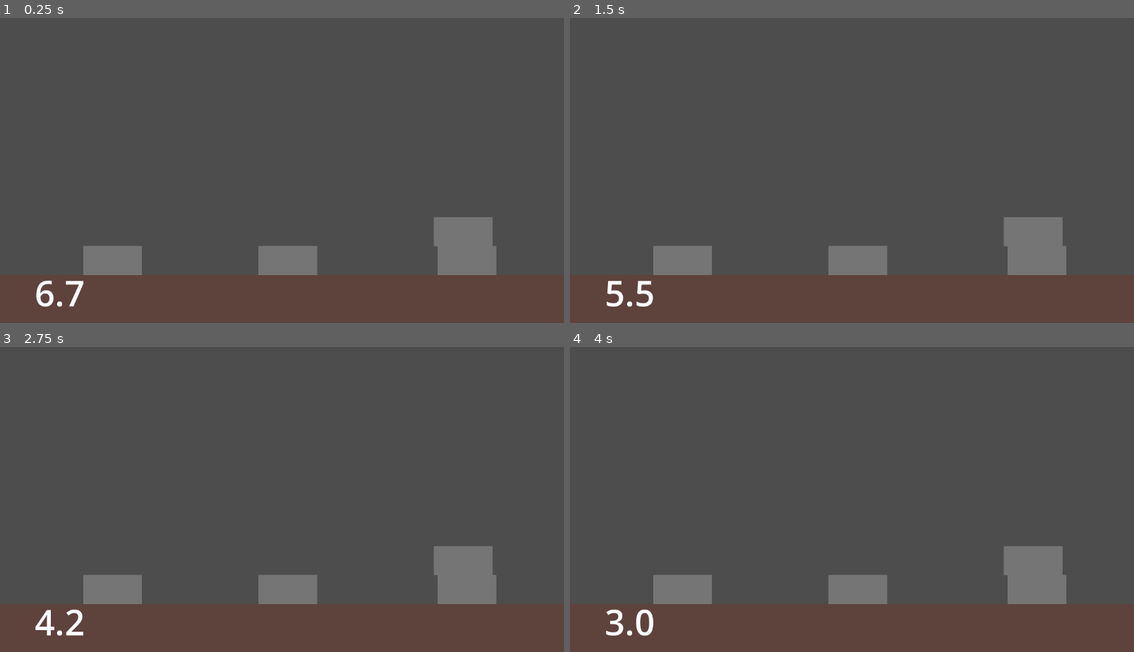
Above: before the commit, frames 1-4 (two rows, left to right).
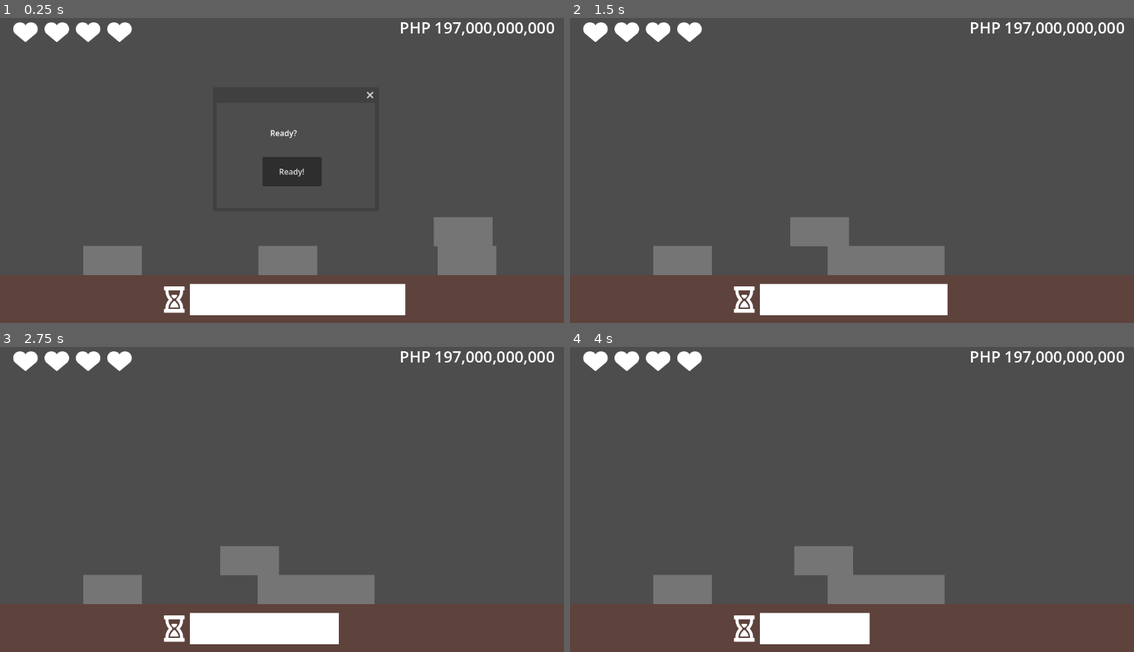
Above: after the commit, the same moments.

Repository: ghost-ily/NSTP_SLB_Project
Game: Godot game, scene res://Game 1 Resources/game1.tscn
The game is run twice, just before and just after one commit, with the same random seed, the same clock (stepped at 60 frames per second) and the same inputs.
Inputs (mouse positions are in pixels of both pictures, inside the frame that each line leads up to):
- Up to frame 1 (0.25 s): no input
- Up to frame 2 (1.5 s): click (863, 170) at 0.5 s, where only the run after the commit has a clickable "Ready!"; move the mouse to (976, 149) at 1.27 s; press the mouse at (976, 149) at 1.28 s
- Up to frame 3 (2.75 s): move the mouse to (169, 508) at 2.02 s; release the mouse at (169, 508) at 2.03 s; click (169, 508) at 2.1 s
- Up to frame 4 (4 s): tap Enter at 2.75 s; move the mouse to (908, 423) at 2.77 s; press the mouse at (908, 423) at 2.78 s; move the mouse to (823, 557) at 3.52 s; release the mouse at (823, 557) at 3.53 s; click (823, 557) at 3.6 s

The runs differ from the first frame. In frame 1, 6.8% of the frame differs, in the area x 2-99%, y 1-98%; in frame 2, 9.2%; in frame 3, 8.4%; in frame 4, 7.8%.

Commit message:
Added UI instantiation on top of games

Diff:
--- a/Game 1 Resources/game1.tscn
+++ b/Game 1 Resources/game1.tscn
@@ -1,7 +1,7 @@
 [gd_scene format=3 uid="uid://bow84f06y8a00"]
 
 [ext_resource type="Script" uid="uid://u6mxwwwpo35s" path="res://Game 1 Resources/game_1.gd" id="1_8g8x0"]
-[ext_resource type="PackedScene" uid="uid://c0yf31bfp34y6" path="res://GameOver.tscn" id="2_o2ufn"]
+[ext_resource type="PackedScene" uid="uid://dsra78oc18l5m" path="res://UI/game_stats.tscn" id="2_o2ufn"]
 
 [sub_resource type="RectangleShape2D" id="RectangleShape2D_li4ao"]
 
@@ -24,7 +24,6 @@
 scale = Vector2(20.000002, 19.900002)
 texture = SubResource("CanvasTexture_8g8x0")
 
-[node name="Control" parent="." unique_id=1959794212 instance=ExtResource("2_o2ufn")]
-anchors_preset = -1
-offset_left = 142.0
-offset_top = 1271.0
+[node name="GameStats" parent="." unique_id=987682661 instance=ExtResource("2_o2ufn")]
+offset_right = 1152.0
+offset_bottom = 648.0
--- a/Game 1 Resources/game_1.gd
+++ b/Game 1 Resources/game_1.gd
@@ -13,12 +13,13 @@
 var on_brick: Array = []
 var game_complete: bool = false
 
+
 func start_game() -> void:
+	for b in all_bricks:
+		b.position = Vector2(randi_range(100,1000), 500)
 	game_complete = false
 	on_brick.clear()
 	on_floor.clear()
-	for b in all_bricks:
-		b.position = Vector2(randi_range(100,1000), 500)
 
 
 # Called when the node enters the scene tree for the first time.
@@ -55,3 +56,5 @@
 
 			if (on_brick.size() == 3):
 				game_complete = true
+				for c in all_bricks:
+					c.position = Vector2(randi_range(100,1000), 500)
--- /dev/null
+++ b/UI/budget.gd
@@ -0,0 +1,49 @@
+extends RichTextLabel
+
+var start_budget: int
+var decrement_value: int
+var number_change_anim: Tween
+@onready var decrement: Button = $"../Decrement"
+
+
+# Called when the node enters the scene tree for the first time.
+func _ready() -> void:
+	start_budget = 197_000_000_000
+	format_number_comma(start_budget)
+	_connect_signals()
+
+
+# Called every frame. 'delta' is the elapsed time since the previous frame.
+func _process(delta: float) -> void:
+	pass
+
+
+func _connect_signals() -> void:
+	decrement.pressed.connect(_on_decremented)
+
+
+func _on_decremented():
+	number_change_anim = get_tree().create_tween()
+	decrement_value = randi() % 4_000_000_000 + 1_000_000_000
+	number_change_anim.tween_method(
+		format_number_comma,
+		start_budget,
+		start_budget - decrement_value,
+		3.0)\
+		.set_trans(Tween.TRANS_QUINT)\
+		.set_ease(Tween.EASE_OUT)
+	#start_budget -= decrement_value
+
+
+func format_number_comma(input: int):
+	var s_input: String = str(input)
+	var result: String = ""
+	var count: int = 0
+
+	for i in range(s_input.length() - 1, -1, -1):
+		result = s_input[i] + result
+		count += 1
+		if count % 3 == 0 and i != 0:
+			result = "," + result
+
+	self.text = "PHP " + result
--- /dev/null
+++ b/UI/game_stats.gd
@@ -0,0 +1,50 @@
+extends Control
+
+var budget: RichTextLabel
+var lives: Control
+var timer: Control
+var debug: Window
+var is_new_game: bool
+var game
+
+# Called when the node enters the scene tree for the first time.
+func _ready() -> void:
+	budget = $Budget
+	lives = $Lives
+	timer = $Timer
+	debug = $DebugWindow
+	debug.get_node("Button").pressed.connect(debug_ready)
+	is_new_game = true
+	game = get_parent()
+
+
+func pause_game():
+	timer.start_timer()
+	timer.game_timer.paused = true
+	debug.show()
+
+
+# Called every frame. 'delta' is the elapsed time since the previous frame.
+func _process(delta: float) -> void:
+	if lives.get_lives_left() > 0:
+		if is_new_game:
+			game.game_complete = true
+			pause_game()
+
+		if (timer.game_timer.time_left <= 0):
+			lives.lose_life()
+			game.game_complete = true
+			pause_game()
+		if game.game_complete and debug.visible == false:
+			budget._on_decremented()
+			pause_game()
+
+
+
+func debug_ready():
+	game.start_game()
+	debug.hide()
+	is_new_game = false
+	timer.start_timer()
+	timer.game_timer.paused = false
+	print(game.game_complete)
--- /dev/null
+++ b/UI/game_stats.tscn
@@ -0,0 +1,139 @@
+[gd_scene format=3 uid="uid://dsra78oc18l5m"]
+
+[ext_resource type="Script" uid="uid://ber3l7viho0d5" path="res://UI/budget.gd" id="1_22fyq"]
+[ext_resource type="Script" uid="uid://ck5ivpm0qog8n" path="res://UI/game_stats.gd" id="1_u0wc1"]
+[ext_resource type="Texture2D" uid="uid://c7sg4epyi4bkx" path="res://UI/suit_hearts.png" id="2_vilh5"]
+[ext_resource type="Script" uid="uid://cuqegiic541v3" path="res://UI/lives.gd" id="2_x0i2f"]
+[ext_resource type="Script" uid="uid://dmia6e3veq77h" path="res://UI/timer.gd" id="4_53cm2"]
+[ext_resource type="Texture2D" uid="uid://36pe2dpwdg0n" path="res://UI/hourglass.png" id="4_hb2mw"]
+[ext_resource type="Texture2D" uid="uid://cial4wticjbmb" path="res://UI/health_bar.png" id="6_51brd"]
+
+[node name="GameStats" type="Control" unique_id=987682661]
+layout_mode = 3
+anchors_preset = 15
+anchor_right = 1.0
+anchor_bottom = 1.0
+grow_horizontal = 2
+grow_vertical = 2
+mouse_filter = 1
+script = ExtResource("1_u0wc1")
+
+[node name="DebugWindow" type="Window" parent="." unique_id=1636541132]
+oversampling_override = 1.0
+position = Vector2i(443, 197)
+size = Vector2i(323, 216)
+visible = false
+
+[node name="Label" type="Label" parent="DebugWindow" unique_id=296660750]
+offset_left = 109.0
+offset_top = 50.0
+offset_right = 252.0
+offset_bottom = 102.0
+text = "Ready?"
+
+[node name="Button" type="Button" parent="DebugWindow" unique_id=169705501]
+offset_left = 93.0
+offset_top = 111.0
+offset_right = 214.0
+offset_bottom = 171.0
+text = "Ready!"
+
+[node name="GameTimer" type="Timer" parent="." unique_id=1071314775]
+wait_time = 7.0
+one_shot = true
+
+[node name="Budget" type="RichTextLabel" parent="." unique_id=309366661]
+layout_mode = 1
+anchors_preset = 1
+anchor_left = 1.0
+anchor_right = 1.0
+offset_left = -372.0
+offset_top = 20.0
+offset_right = -19.0
+offset_bottom = 70.0
+grow_horizontal = 0
+theme_override_font_sizes/normal_font_size = 32
+horizontal_alignment = 2
+script = ExtResource("1_22fyq")
+
+[node name="Decrement" type="Button" parent="." unique_id=51712099]
+visible = false
+layout_mode = 0
+offset_left = 596.0
+offset_top = 271.0
+offset_right = 679.0
+offset_bottom = 351.0
+text = "-"
+
+[node name="Lives" type="Control" parent="." unique_id=324075631]
+anchors_preset = 0
+offset_left = 20.0
+offset_top = 20.0
+offset_right = 281.0
+offset_bottom = 84.0
+script = ExtResource("2_x0i2f")
+
+[node name="1" type="TextureRect" parent="Lives" unique_id=287869021]
+layout_mode = 0
+offset_right = 64.0
+offset_bottom = 64.0
+texture = ExtResource("2_vilh5")
+
+[node name="2" type="TextureRect" parent="Lives" unique_id=713924987]
+layout_mode = 0
+offset_left = 64.0
+offset_right = 128.0
+offset_bottom = 64.0
+texture = ExtResource("2_vilh5")
+
+[node name="3" type="TextureRect" parent="Lives" unique_id=322641746]
+layout_mode = 0
+offset_left = 128.0
+offset_right = 192.0
+offset_bottom = 64.0
+texture = ExtResource("2_vilh5")
+
+[node name="4" type="TextureRect" parent="Lives" unique_id=1030079935]
+layout_mode = 0
+offset_left = 192.0
+offset_right = 256.0
+offset_bottom = 64.0
+texture = ExtResource("2_vilh5")
+
+[node name="Timer" type="Control" parent="." unique_id=2121361692]
+layout_mode = 1
+anchors_preset = 7
+anchor_left = 0.5
+anchor_top = 1.0
+anchor_right = 0.5
+anchor_bottom = 1.0
+offset_left = -252.0
+offset_top = -80.0
+offset_right = 252.0
+offset_bottom = -19.0
+grow_horizontal = 2
+grow_vertical = 0
+script = ExtResource("4_53cm2")
+
+[node name="TimeSymbol" type="TextureRect" parent="Timer" unique_id=902048936]
+layout_mode = 0
+offset_right = 40.0
+offset_bottom = 40.0
+texture = ExtResource("4_hb2mw")
+
+[node name="TimeLeft" type="TextureProgressBar" parent="Timer" unique_id=1196975922]
+layout_mode = 0
+offset_left = 64.0
+offset_right = 504.0
+offset_bottom = 64.0
+value = 100.0
+texture_progress = ExtResource("6_51brd")
+
+[node name="StartTimer" type="Button" parent="Timer" unique_id=2038780298]
+visible = false
+layout_mode = 0
+offset_left = 103.0
+offset_top = -200.0
+offset_right = 427.0
+offset_bottom = -155.0
+text = "Start Timer"
--- /dev/null
+++ b/UI/lives.gd
@@ -0,0 +1,24 @@
+extends Control
+
+var lives_ui: Array[TextureRect]
+var player_lives: int = 4
+
+# Called when the node enters the scene tree for the first time.
+func _ready() -> void:
+	lives_ui = [$"1", $"2", $"3", $"4"]
+
+
+func get_lives_left():
+	return player_lives
+
+
+func lose_life():
+	if player_lives > 0 and player_lives <= 4:
+		player_lives -= 1
+		lives_ui[player_lives].hide()
+
+
+func gain_life():
+	if player_lives > 0 and player_lives < 4:
+		player_lives += 1
+		lives_ui[player_lives].show()
--- /dev/null
+++ b/UI/timer.gd
@@ -0,0 +1,22 @@
+extends Control
+
+var time_bar: TextureProgressBar
+var game_timer: Timer
+#@onready var start_timer: Button = $StartTimer
+
+
+# Called when the node enters the scene tree for the first time.
+func _ready() -> void:
+	time_bar = $TimeLeft
+	game_timer = $"../GameTimer"
+	#start_timer.pressed.connect(start_timer_button)
+
+
+func _process(delta) -> void:
+	if game_timer.time_left > 0:
+		var time_left_percent = ((game_timer.time_left) / game_timer.wait_time) * 100
+		time_bar.value = time_left_percent
+
+
+func start_timer():
+	game_timer.start(7.0)
--- a/project.godot
+++ b/project.godot
@@ -11,7 +11,7 @@
 [application]
 
 config/name="NSTP-SLB Project"
-run/main_scene="res://Game 1 Resources/game1.tscn"
+run/main_scene="uid://bow84f06y8a00"
 config/features=PackedStringArray("4.6", "Forward Plus")
 config/icon="res://icon.svg"
 
Not shown, added: UI/budget.gd.uid
Not shown, added: UI/game_stats.gd.uid
Binary file added: UI/health_bar.png
Not shown, added: UI/health_bar.png.import
Binary file added: UI/hourglass.png
Not shown, added: UI/hourglass.png.import
Not shown, added: UI/lives.gd.uid
Binary file added: UI/suit_hearts.png
Not shown, added: UI/suit_hearts.png.import
Not shown, added: UI/timer.gd.uid
